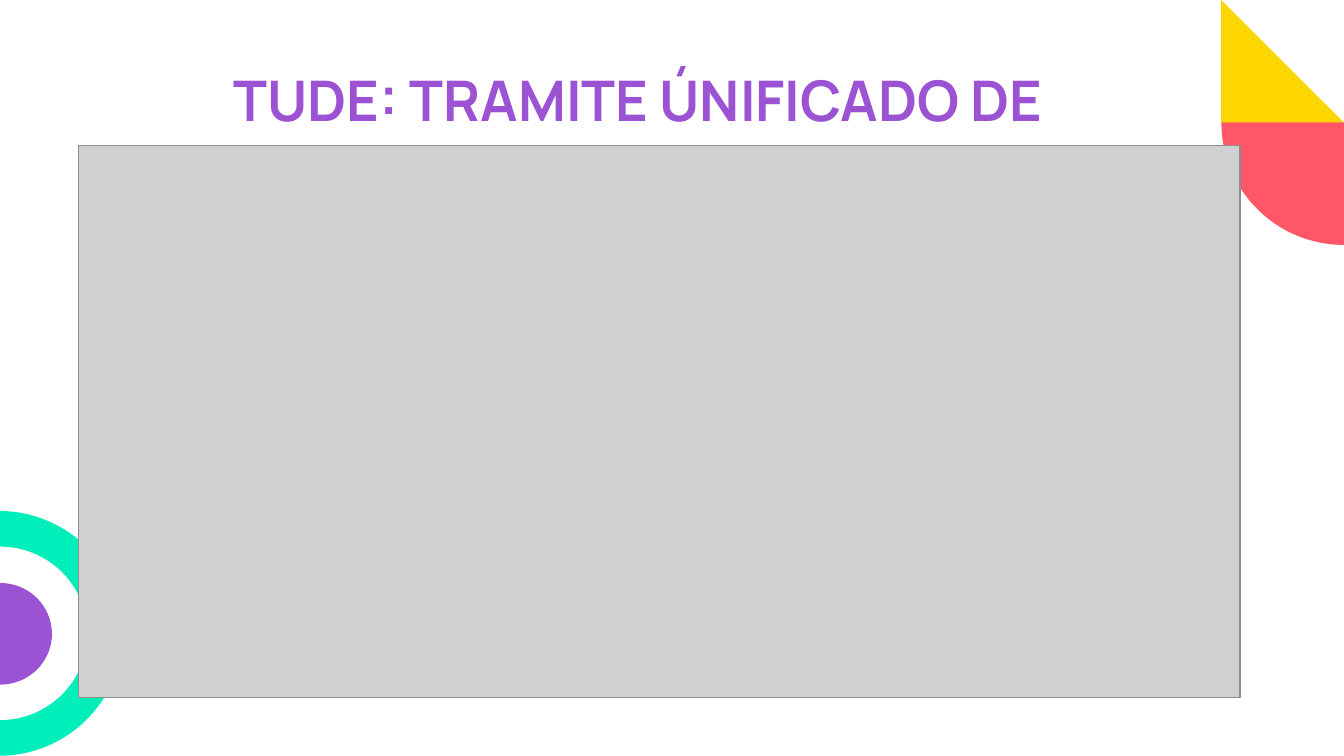
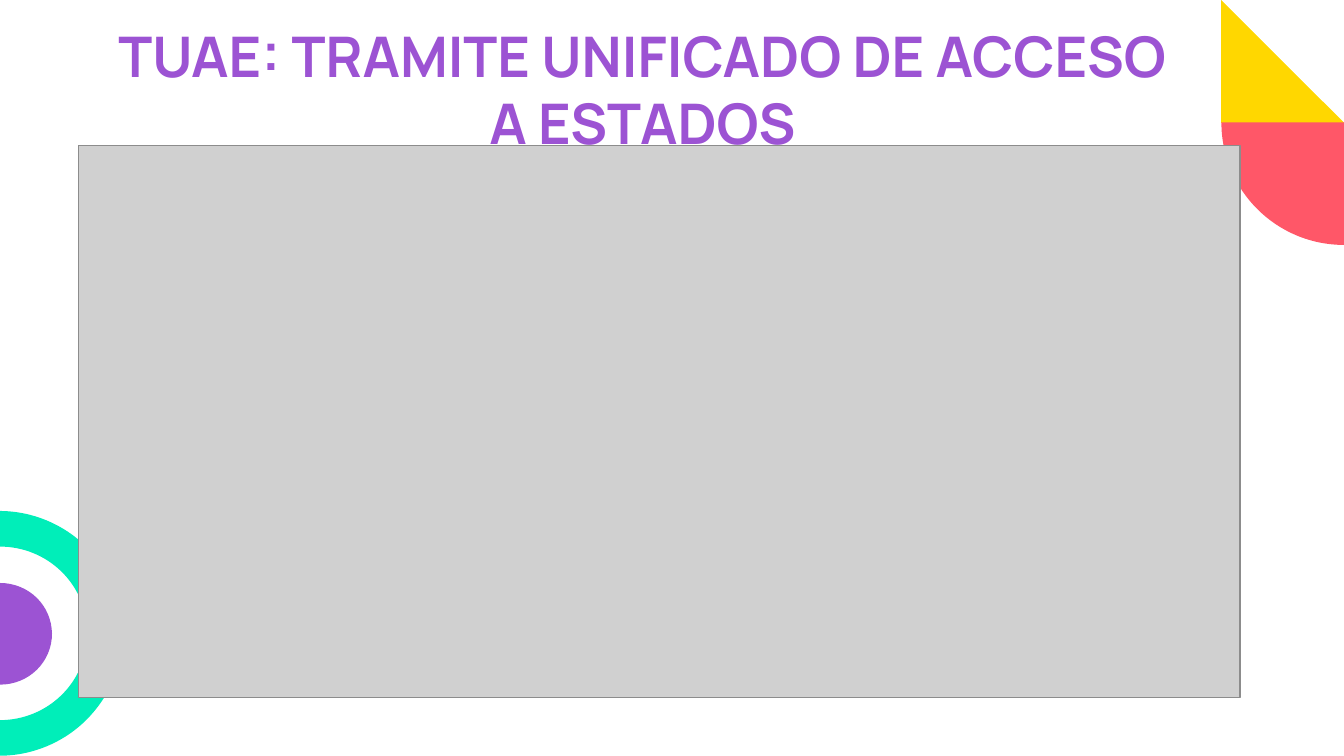
Before and after one commit to wortiz1027/interoperabilidad, a slide deck: slide 8 of documentacion/Presentación.pptx. Drawn at 1344x756 pixels with LibreOffice and Linux fonts; fonts in the diff are those of the drawing; grey boxes stand for pictures. Boxes give left, top, right and bottom in pixels: in the first picture for what was removed or moved away, otherwise in the second. Text is boxed around its words. In the diff, an @@ line names an element or a change of style, - is before the commit and + after.

```diff
--- a/documentacion/Presentación.pptx
+++ b/documentacion/Presentación.pptx
@@ title at (118, 36, 1166, 159): text changed @@
-TUDE: TRAMITE ÚNIFICADO DE ESTADOS
+TUAE: TRAMITE UNIFICADO DE ACCESO A ESTADOS
```
Also in this commit, not shown: 1 other slide changed.
